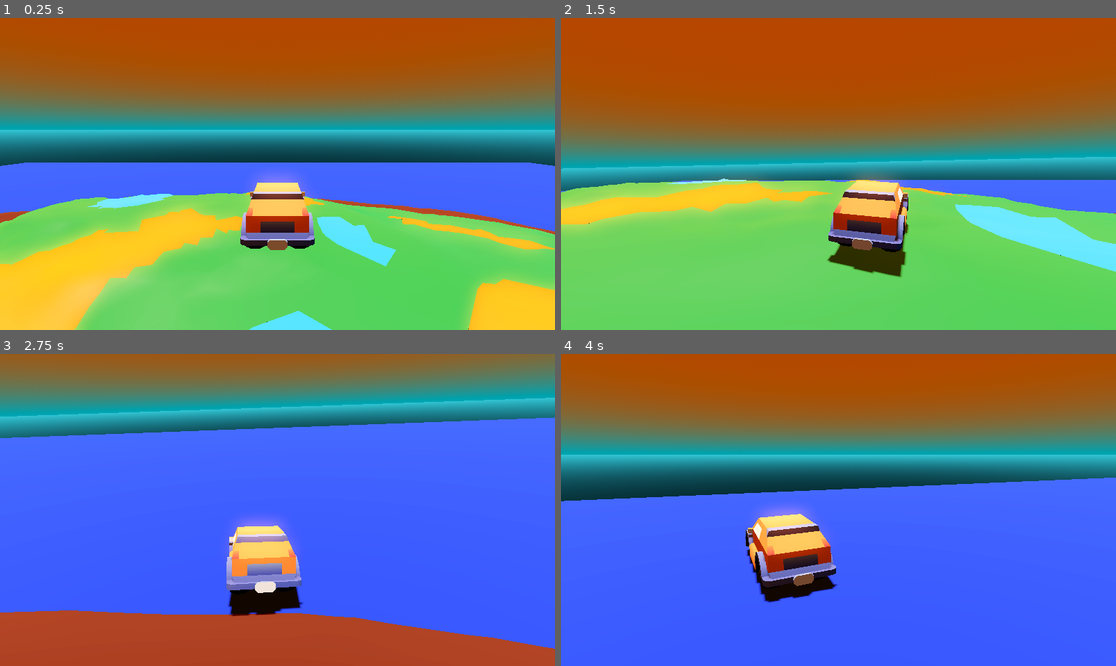
Above: before the commit, frames 1-4 (two rows, left to right).
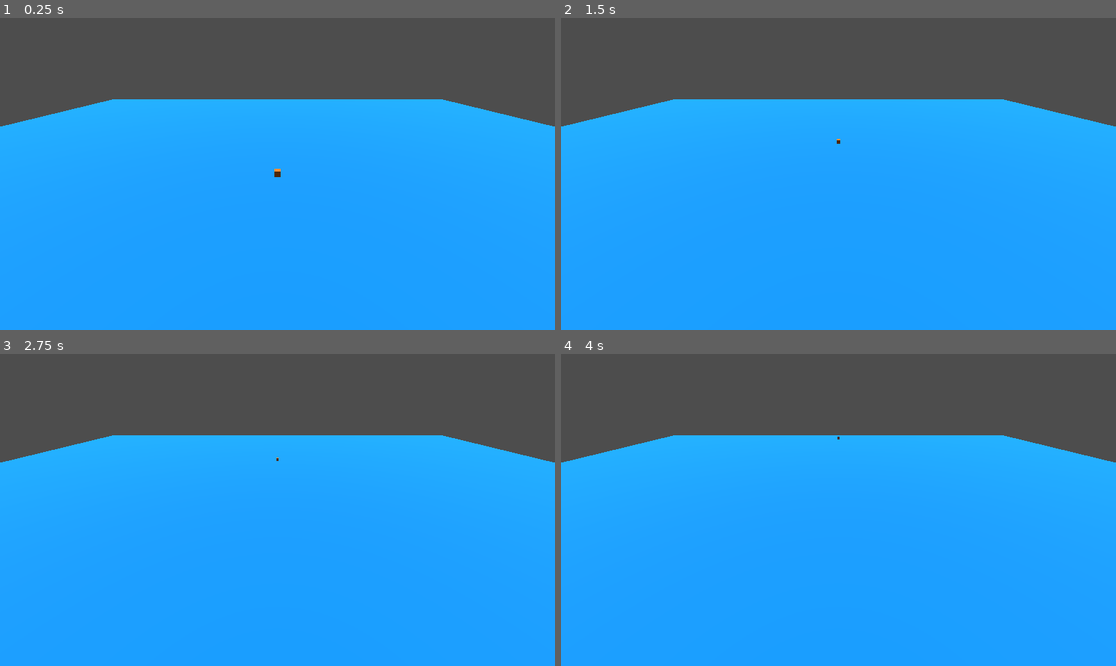
Above: after the commit, the same moments.

Repository: sairpa/sairpa.github.io
Game: Godot game, scene res://scenes/level1.tscn
Same seed, same stepped clock (60 frames per second), same inputs: the game is played once before the commit and once after it. Before the commit the project starts from res://scenes/level0.tscn.
Inputs (mouse positions are in pixels of both pictures, inside the frame that each line leads up to):
- Up to frame 1 (0.25 s): no input
- Up to frame 2 (1.5 s): tap Enter (ui_accept) at 0.5, 0.6, 0.77, 1.07 s; move the mouse to (866, 174) at 0.52 s; hold Up (ui_up) from 0.53 s (still down); move the mouse to (810, 174) at 1.27 s; tap W (accl) at 1.35 s
- Up to frame 3 (2.75 s): keep holding Up (ui_up); tap Enter (ui_accept) at 1.52, 1.55, 1.82, 2.3 s; move the mouse to (288, 503) at 2.02 s; hold Shift from 2.03 s (still down)
- Up to frame 4 (4 s): keep holding Up (ui_up); move the mouse to (832, 516) at 2.77 s; release Shift at 2.78 s; tap Enter (ui_accept) at 2.85, 3.02, 3.32, 3.77, 3.8 s; move the mouse to (877, 513) at 3.52 s; tap W (accl) at 3.6 s

The runs differ from the first frame. In frame 1, 100% of the frame differs, in the area x 0-100%, y 0-100%; in frame 2, 100%; in frame 3, 100%; in frame 4, 100%.

Commit message:
Level 1 WIP :p

Diff:
--- a/project.godot
+++ b/project.godot
@@ -11,7 +11,7 @@
 [application]
 
 config/name="sairpa"
-run/main_scene="uid://cbw0ktwjovvhx"
+run/main_scene="uid://d2lp13jrgy7o1"
 config/features=PackedStringArray("4.4", "Mobile")
 boot_splash/bg_color=Color(0, 0, 0, 1)
 boot_splash/image="uid://c6xett8dt8146"
--- /dev/null
+++ b/scenes/level1.tscn
@@ -0,0 +1,43 @@
+[gd_scene load_steps=8 format=3 uid="uid://d2lp13jrgy7o1"]
+
+[ext_resource type="PackedScene" uid="uid://ceon3jc2pu3ie" path="res://scenes/sairpa.tscn" id="1_g2h75"]
+
+[sub_resource type="Environment" id="Environment_g2h75"]
+
+[sub_resource type="CameraAttributesPractical" id="CameraAttributesPractical_wwpf4"]
+
+[sub_resource type="Compositor" id="Compositor_m7ahb"]
+
+[sub_resource type="WorldBoundaryShape3D" id="WorldBoundaryShape3D_g2h75"]
+
+[sub_resource type="PlaneMesh" id="PlaneMesh_3g4x6"]
+size = Vector2(20, 20)
+
+[sub_resource type="StandardMaterial3D" id="StandardMaterial3D_g2h75"]
+albedo_color = Color(0, 0.592099, 0.972842, 1)
+
+[node name="Level1" type="Node3D"]
+
+[node name="WorldEnvironment" type="WorldEnvironment" parent="."]
+environment = SubResource("Environment_g2h75")
+camera_attributes = SubResource("CameraAttributesPractical_wwpf4")
+compositor = SubResource("Compositor_m7ahb")
+
+[node name="sairpa" parent="." instance=ExtResource("1_g2h75")]
+transform = Transform3D(1, 0, 0, 0, 1, 0, 0, 0, 1, 0, 0.691033, 0)
+
+[node name="Camera3D" type="Camera3D" parent="."]
+transform = Transform3D(1, 0, 0, 0, 0.87112, 0.491071, 0, -0.491071, 0.87112, 0, 2.11485, 3.07183)
+
+[node name="DirectionalLight3D" type="DirectionalLight3D" parent="."]
+transform = Transform3D(1, 0, 0, 0, 0.00563733, 0.999984, 0, -0.999984, 0.00563733, 0, 3.53286, 0)
+
+[node name="Plane" type="StaticBody3D" parent="."]
+
+[node name="CollisionShape3D" type="CollisionShape3D" parent="Plane"]
+shape = SubResource("WorldBoundaryShape3D_g2h75")
+
+[node name="PlaMeshne" type="MeshInstance3D" parent="Plane"]
+mesh = SubResource("PlaneMesh_3g4x6")
+skeleton = NodePath("")
+surface_material_override/0 = SubResource("StandardMaterial3D_g2h75")
--- /dev/null
+++ b/scenes/sairpa.tscn
@@ -0,0 +1,23 @@
+[gd_scene load_steps=5 format=3 uid="uid://ceon3jc2pu3ie"]
+
+[ext_resource type="Script" uid="uid://dga6rxudylmkc" path="res://scripts/sairpa.gd" id="1_pjodw"]
+
+[sub_resource type="BoxShape3D" id="BoxShape3D_11p1x"]
+size = Vector3(0.1, 0.1, 0.1)
+
+[sub_resource type="BoxMesh" id="BoxMesh_pjodw"]
+size = Vector3(0.1, 0.1, 0.1)
+
+[sub_resource type="StandardMaterial3D" id="StandardMaterial3D_pjodw"]
+albedo_color = Color(0.931195, 0.522359, 0.156056, 1)
+
+[node name="sairpa" type="CharacterBody3D"]
+script = ExtResource("1_pjodw")
+
+[node name="CollisionShape3D" type="CollisionShape3D" parent="."]
+shape = SubResource("BoxShape3D_11p1x")
+
+[node name="MeshInstance3D" type="MeshInstance3D" parent="CollisionShape3D"]
+mesh = SubResource("BoxMesh_pjodw")
+skeleton = NodePath("../..")
+surface_material_override/0 = SubResource("StandardMaterial3D_pjodw")
--- /dev/null
+++ b/scripts/sairpa.gd
@@ -0,0 +1,28 @@
+extends CharacterBody3D
+
+
+const SPEED = 2
+const JUMP_VELOCITY = 2.5
+
+
+func _physics_process(delta: float) -> void:
+	# Add the gravity.
+	if not is_on_floor():
+		velocity += get_gravity() * delta
+
+	# Handle jump.
+	if Input.is_action_just_pressed("ui_accept") and is_on_floor():
+		velocity.y = JUMP_VELOCITY
+
+	# Get the input direction and handle the movement/deceleration.
+	# As good practice, you should replace UI actions with custom gameplay actions.
+	var input_dir := Input.get_vector("ui_left", "ui_right", "ui_up", "ui_down")
+	var direction := (transform.basis * Vector3(input_dir.x, 0, input_dir.y)).normalized()
+	if direction:
+		velocity.x = direction.x * SPEED
+		velocity.z = direction.z * SPEED
+	else:
+		velocity.x = move_toward(velocity.x, 0, SPEED)
+		velocity.z = move_toward(velocity.z, 0, SPEED)
+
+	move_and_slide()
Not shown, added: scripts/sairpa.gd.uid
Not shown, changed: assets/car.blend
